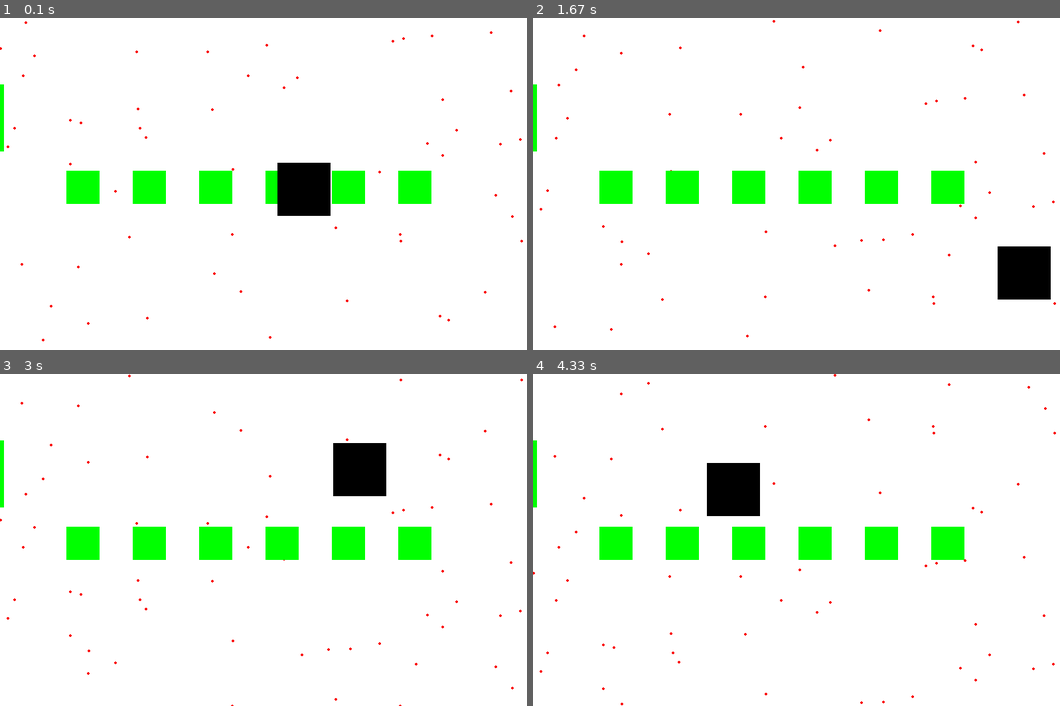
Above: before the commit, frames 1-4 (two rows, left to right).
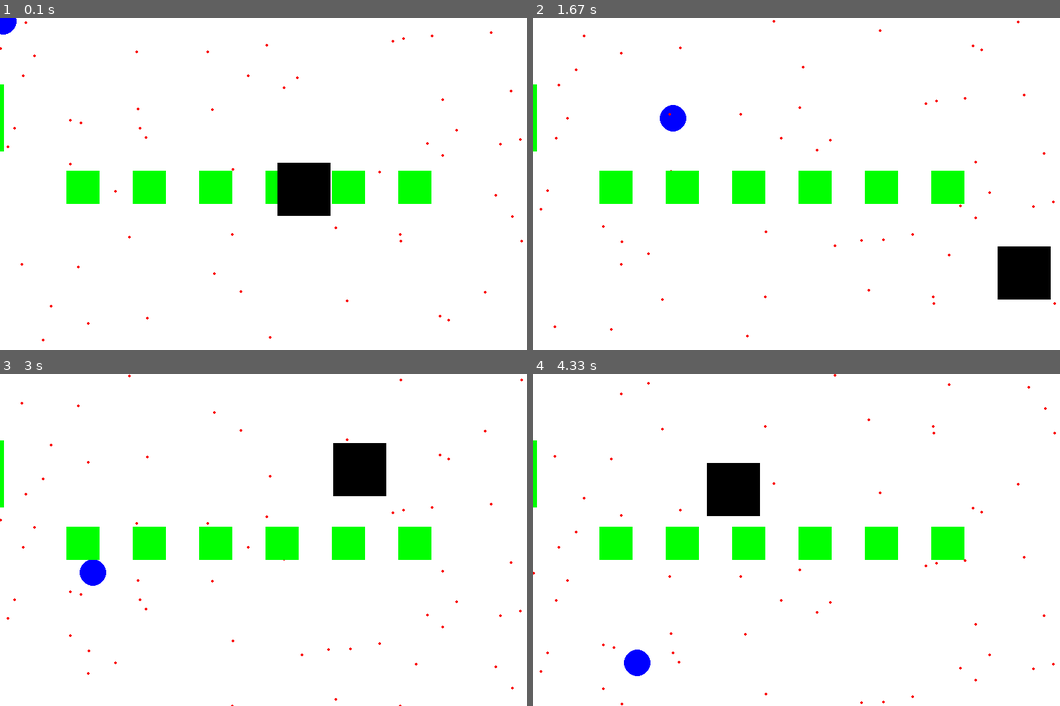
Above: after the commit, the same moments.

Repository: nattdev/overview-pygame
Game: pygame game, started from main.py
Two runs of this game, one before a commit and one after it. Both use one fixed random seed, a clock stepped at 60 frames per second and the inputs below.
Inputs (mouse positions are in pixels of both pictures, inside the frame that each line leads up to):
- Up to frame 1 (0.1 s): no input
- Up to frame 2 (1.67 s): click (796, 184) at 0.38 s; click (849, 257) at 0.72 s; click (991, 300) at 1.05 s; click (675, 117) at 1.38 s
- Up to frame 3 (3 s): click (263, 579) at 1.72 s; click (189, 470) at 2.05 s; click (447, 626) at 2.38 s; click (94, 573) at 2.72 s
- Up to frame 4 (4.33 s): click (643, 476) at 3.05 s; click (675, 599) at 3.38 s; click (986, 616) at 3.72 s; click (638, 662) at 4.05 s

The runs differ from the first frame. In frame 1, 0.1% of the frame differs, in the area x 0-4%, y 0-5%; in frame 2, 0.3%; in frame 3, 0.3%; in frame 4, 0.3%, in the area x 17-23%, y 83-91%.

Commit message:
Add mouse position to circle object

Diff:
--- a/main.py
+++ b/main.py
@@ -10,12 +10,17 @@
 WHITE = (255, 255, 255)
 BLACK = (0, 0, 0)
 RED = (250, 0, 0)
+BLUE = (0, 0, 255)
 
 # Creamos ventana
 screen = pygame.display.set_mode(SIZE_SCREEN);
 
 # Reloj - Controlar FPS
 clock = pygame.time.Clock()
+
+# Visibilidad de mouse
+pygame.mouse.set_visible(0)
+
 
 # Coord de Rect
 coord_x = 400
@@ -46,12 +51,20 @@
     if (coord_y > 420 or coord_y < 0):
         speed_y *= -1
 
+    mouse_pos = pygame.mouse.get_pos()
+    x = mouse_pos[0]
+    y = mouse_pos[1]
+    print(mouse_pos)
+
     coord_x += speed_x
     coord_y += speed_y
     # Rellenar el color de fondo
     screen.fill(WHITE)
     ## Zona de dibujo --- ##
     ## Dibujos con for
+
+    pygame.draw.circle(screen, BLUE, (x, y), 20)
+
         ## Dibujando circulos aleatorios
     for j in coord_list :
         x = j[0]
@@ -60,7 +73,6 @@
         j[1] += 1
         if j[1] > 500:
             j[1] = 0
-
 
     for i in range (100, 700, 100): # (inicio, fin, incremento)
         pygame.draw.rect(screen, GREEN, (i, 230, 50, 50))
